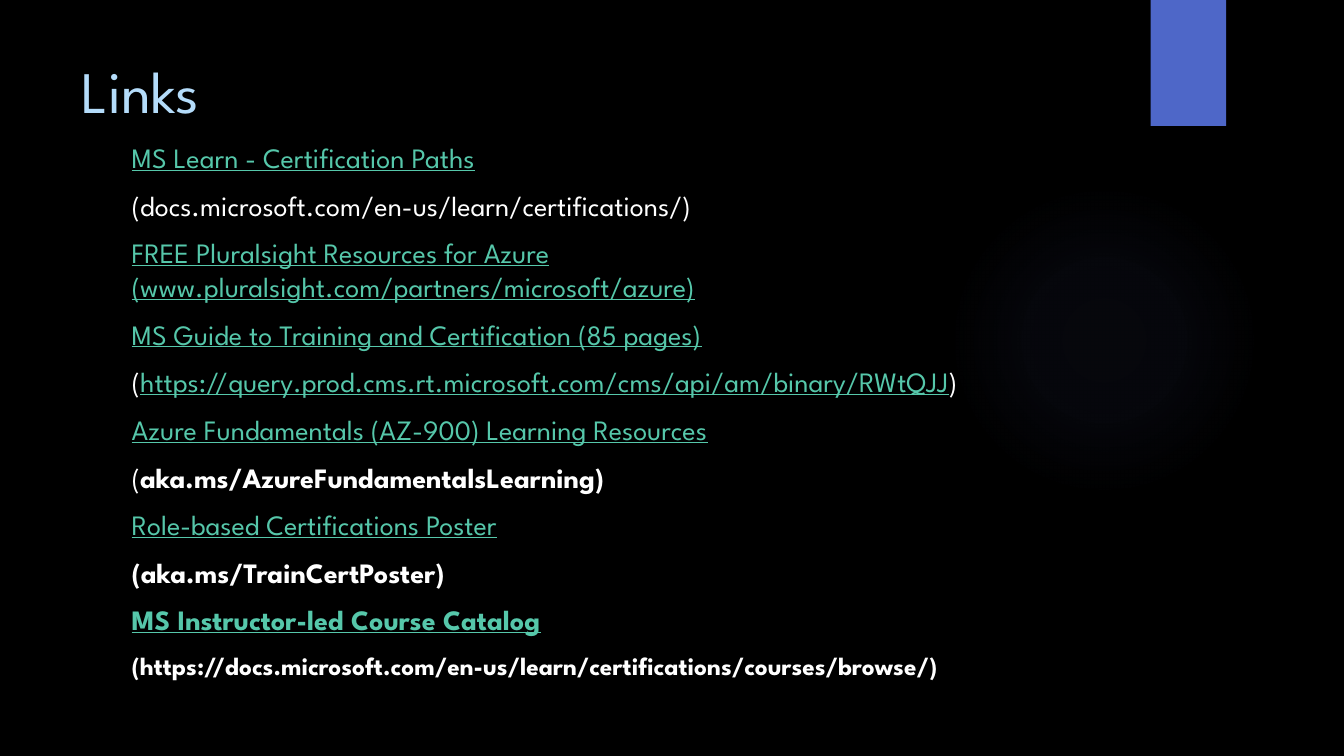
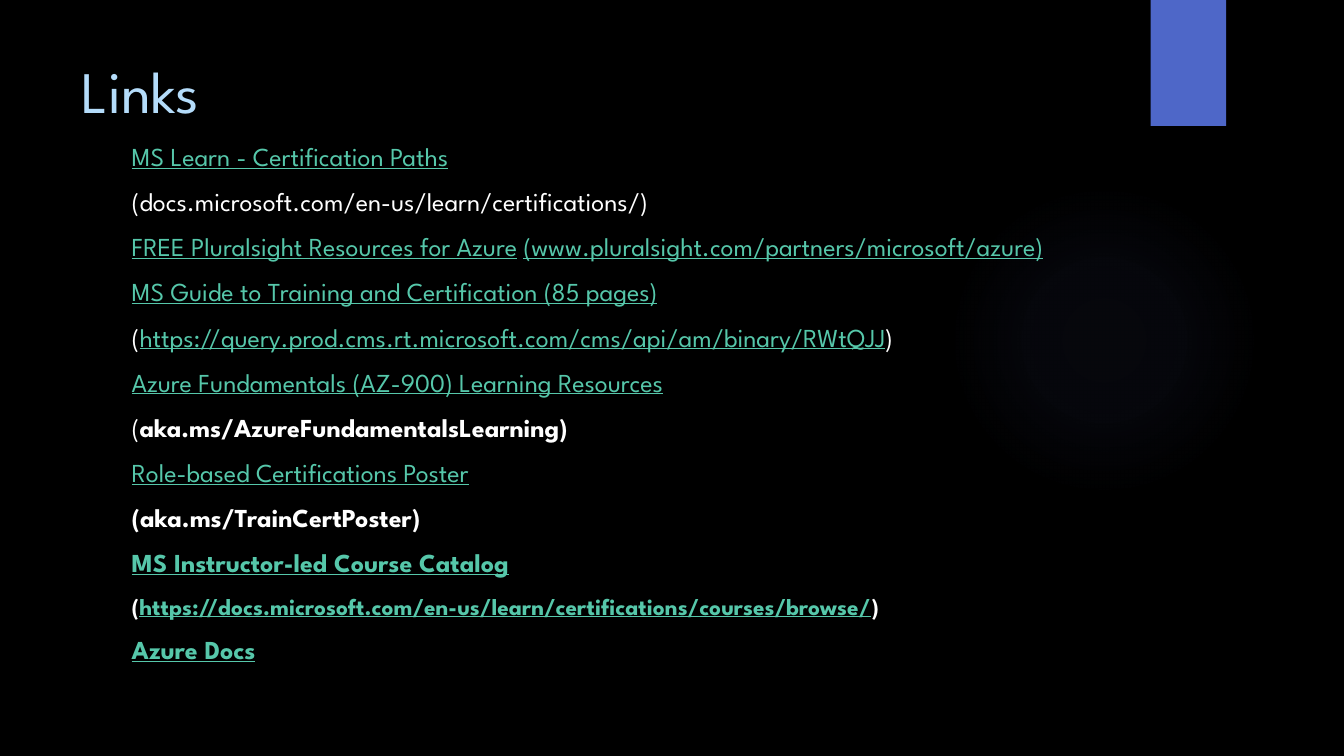
Before and after one commit to eflamm/presentations, a slide deck: slide 15 of Azure Role Based Certification.pptx. Drawn at 1344x756 pixels with LibreOffice and Linux fonts; fonts in the diff are those of the drawing; background and template pictures are left out. Boxes give left, top, right and bottom in pixels: in the first picture for what was removed or moved away, otherwise in the second. Text is boxed around its words. In the diff, an @@ line names an element or a change of style, - is before the commit and + after.

```diff
--- a/Azure Role Based Certification.pptx
+++ b/Azure Role Based Certification.pptx
@@ text at box(132, 148, 1043, 620): size 20 to 18.5 pt in "MS Learn - Certification Paths", "(docs.microsoft.com/en-us/learn/certifications/)", "FREE Pluralsight Resources for Azure (www.pluralsight.com/pa ...", "MS Guide to Training and Certification (85 ..." and 6 more places; size 18 to 16.6 pt, text colour #FFFFFF to #56C7AA, underline on in "(https://docs.microsoft.com/en-us/learn/certifications/cours ..." @@
@@ text at box(132, 642, 256, 662): paragraph added @@
+Azure Docs
```
Also in this commit, not shown: 1 other slide changed, 1 slide added, 1 slide removed.
